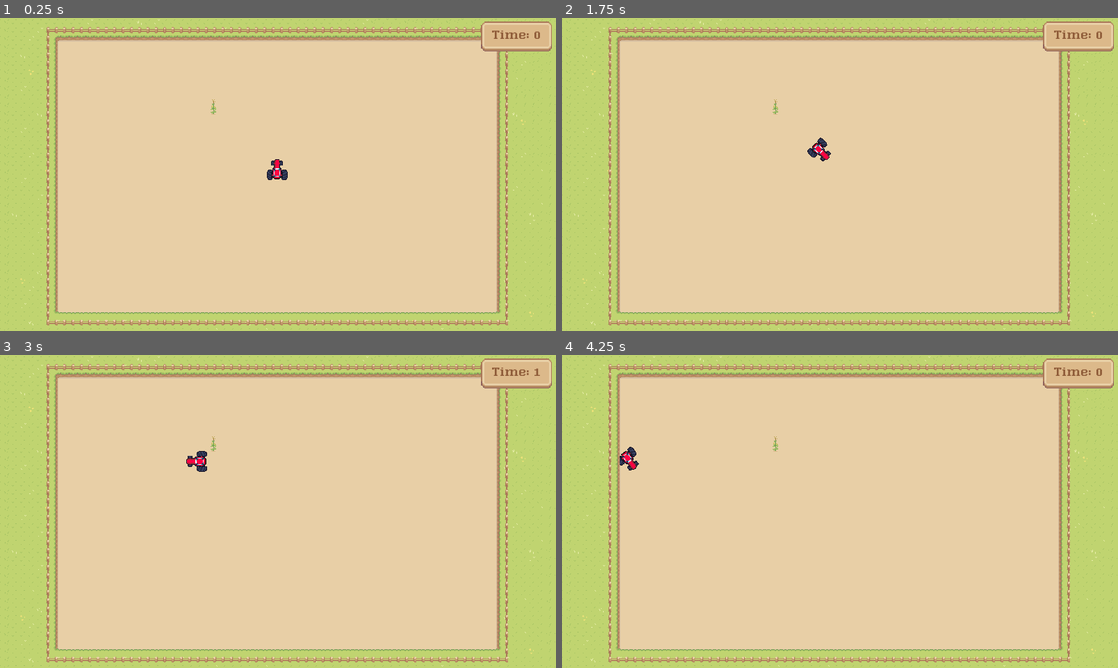
Above: before the commit, frames 1-4 (two rows, left to right).
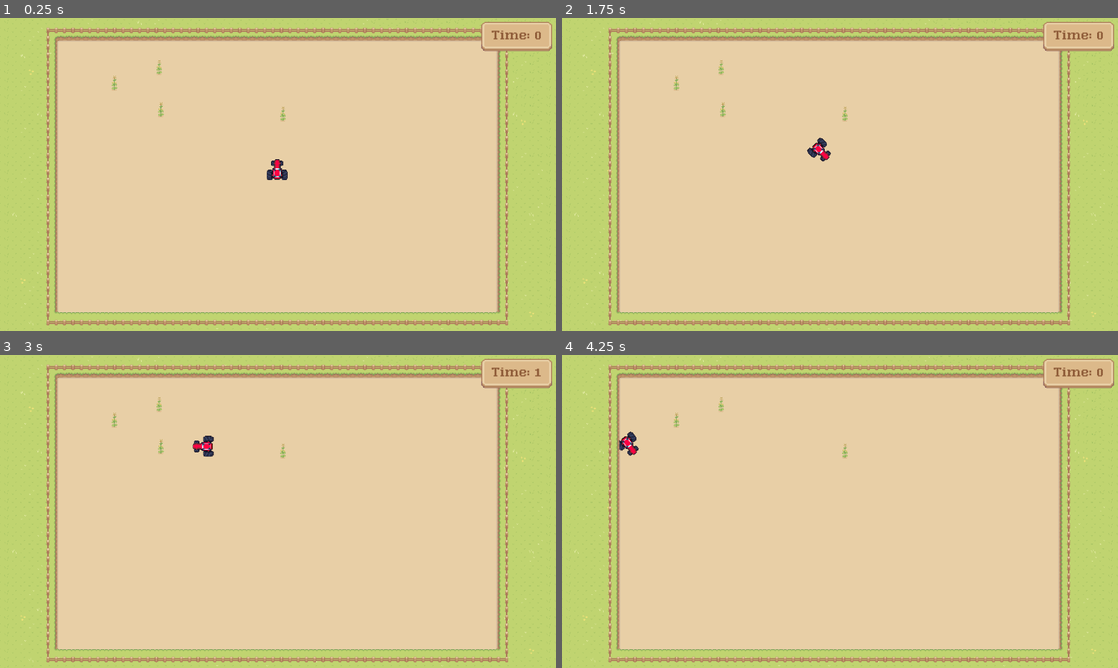
Above: after the commit, the same moments.

Repository: EmilBert/Harvest
Game: Godot game, scene res://World.tscn
Two runs of this game, one before a commit and one after it. Both use one fixed random seed, a clock stepped at 60 frames per second and the inputs below.
Inputs:
- Up to frame 1 (0.25 s): no input
- Up to frame 2 (1.75 s): tap Enter at 0.5 s; hold Right (ui_right) 0.53-1.28 s; tap Space (ui_select) at 0.77, 1.52 s; hold Down (ui_down) from 1.28 s (still down)
- Up to frame 3 (3 s): release Down (ui_down) at 2.03 s; hold Right (ui_right) 2.03-2.78 s; hold Up (ui_up) from 2.78 s (still down)
- Up to frame 4 (4.25 s): tap Space (ui_select) at 3.02, 3.77 s; release Up (ui_up) at 3.53 s; hold Left (ui_left) from 3.53 s (still down)

The runs differ from the first frame. In frame 1, 1.8% of the frame differs, in the area x 0-100%, y 0-100%; in frame 2, 1.8%; in frame 3, 2.1%; in frame 4, 2.0%.

Commit message:
Added crop pickup + fixed resize window bug

Diff:
--- /dev/null
+++ b/Objects/Crop.gd
@@ -0,0 +1,13 @@
+extends Node2D
+
+onready var area: Area2D = get_node("Area2D")
+
+
+func _ready():
+	pass
+
+
+func _on_Area2D_body_entered(_body: Node):
+	# TODO: Send signal to game master to decrease remaining crop count
+	# Destroy this object
+	queue_free()
--- /dev/null
+++ b/Objects/Crop.tscn
@@ -0,0 +1,28 @@
+[gd_scene load_steps=5 format=2]
+
+[ext_resource path="res://sprout/Sprout Lands - Sprites - premium pack/objects/Farming Plants.png" type="Texture" id=1]
+[ext_resource path="res://Objects/Crop.gd" type="Script" id=2]
+
+[sub_resource type="AtlasTexture" id=1]
+atlas = ExtResource( 1 )
+region = Rect2( 64.9141, 1.86343, 14.6504, 29.1723 )
+
+[sub_resource type="CapsuleShape2D" id=2]
+radius = 7.0
+height = 10.0
+
+[node name="Crop" type="Node2D"]
+position = Vector2( 370, 211 )
+script = ExtResource( 2 )
+
+[node name="Sprite" type="Sprite" parent="."]
+scale = Vector2( 1.2, 1.2 )
+texture = SubResource( 1 )
+
+[node name="Area2D" type="Area2D" parent="."]
+
+[node name="CollisionShape2D" type="CollisionShape2D" parent="Area2D"]
+position = Vector2( 0, 6 )
+shape = SubResource( 2 )
+
+[connection signal="body_entered" from="Area2D" to="." method="_on_Area2D_body_entered"]
--- a/World.tscn
+++ b/World.tscn
@@ -1,16 +1,10 @@
-[gd_scene load_steps=8 format=2]
+[gd_scene load_steps=6 format=2]
 
 [ext_resource path="res://Tractor.tscn" type="PackedScene" id=1]
 [ext_resource path="res://Timer.tscn" type="PackedScene" id=2]
 [ext_resource path="res://Tilemaps/GroundTiles.tres" type="TileSet" id=3]
 [ext_resource path="res://Tilemaps/fences.tres" type="TileSet" id=4]
-[ext_resource path="res://sprout/Sprout Lands - Sprites - premium pack/objects/Farming Plants.png" type="Texture" id=5]
-
-[sub_resource type="AtlasTexture" id=1]
-atlas = ExtResource( 5 )
-region = Rect2( 64.9141, 1.86343, 14.6504, 29.1723 )
-
-[sub_resource type="CapsuleShape2D" id=2]
+[ext_resource path="res://Objects/Crop.tscn" type="PackedScene" id=5]
 
 [node name="World" type="Node2D"]
 
@@ -50,13 +44,15 @@
 [node name="Tractor" parent="." instance=ExtResource( 1 )]
 position = Vector2( 638, 349 )
 
-[node name="StaticBody2D" type="StaticBody2D" parent="."]
-position = Vector2( 491, 205 )
-z_index = 2
+[node name="CropSpawner" type="Node2D" parent="."]
 
-[node name="Sprite" type="Sprite" parent="StaticBody2D"]
-scale = Vector2( 1.2, 1.2 )
-texture = SubResource( 1 )
+[node name="Crop" parent="CropSpawner" instance=ExtResource( 5 )]
 
-[node name="CollisionShape2D" type="CollisionShape2D" parent="StaticBody2D"]
-shape = SubResource( 2 )
+[node name="Crop2" parent="CropSpawner" instance=ExtResource( 5 )]
+position = Vector2( 263, 150 )
+
+[node name="Crop3" parent="CropSpawner" instance=ExtResource( 5 )]
+position = Vector2( 366, 114 )
+
+[node name="Crop4" parent="CropSpawner" instance=ExtResource( 5 )]
+position = Vector2( 651, 221 )
--- a/project.godot
+++ b/project.godot
@@ -18,8 +18,13 @@
 
 window/size/width=1280
 window/size/height=720
-window/stretch/mode="2d"
+window/stretch/mode="viewport"
 window/stretch/aspect="keep"
+
+[global]
+
+window=false
+render=false
 
 [physics]
 
